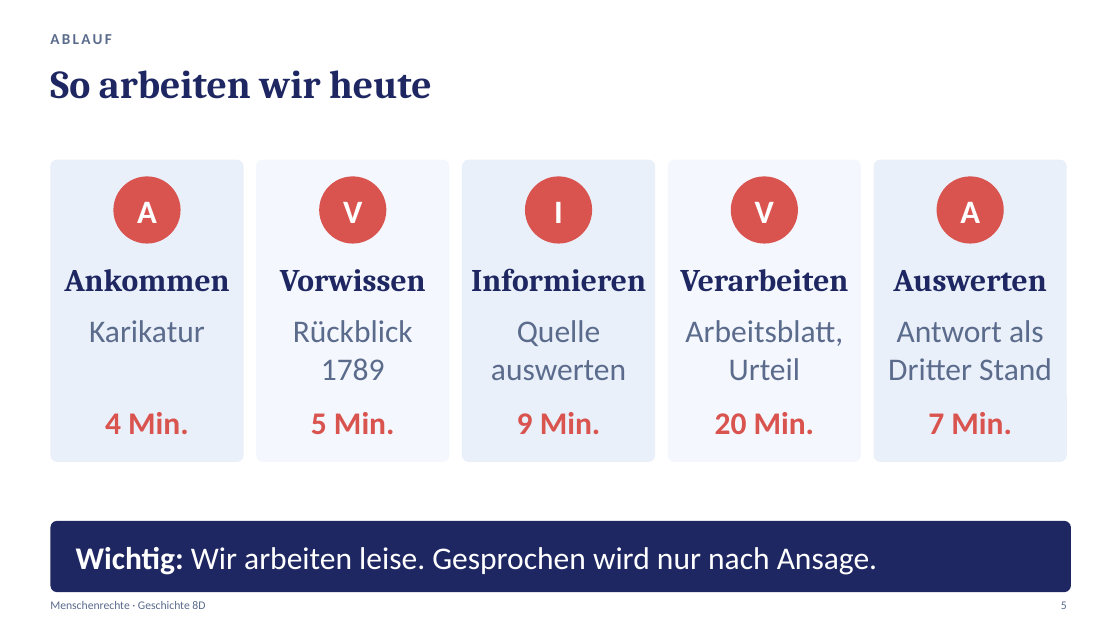
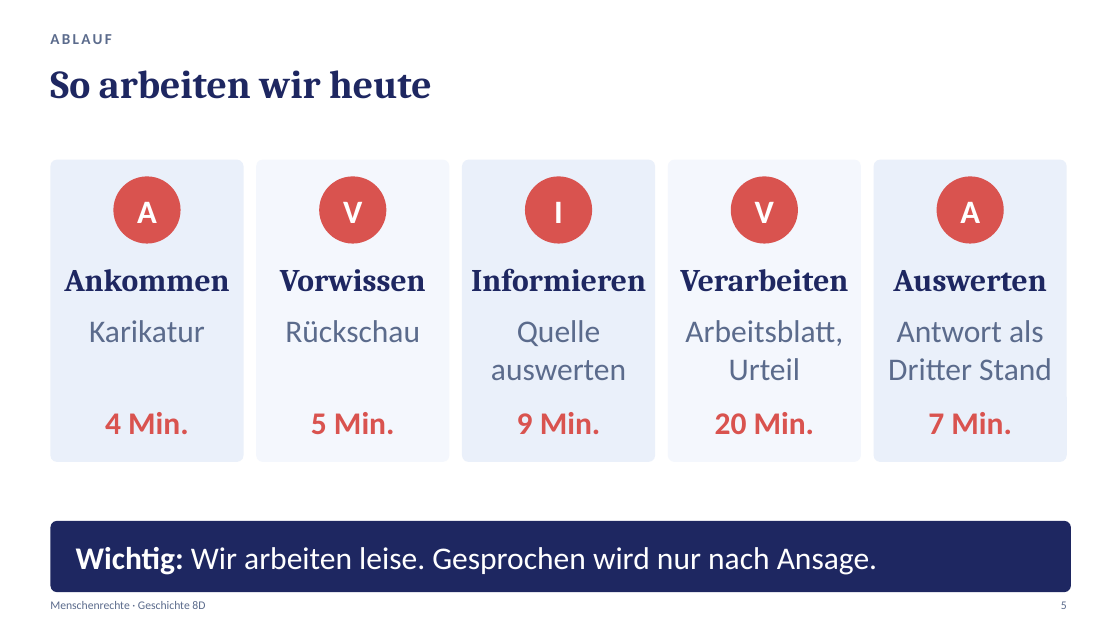
Before and after one commit to golzkonstantin-gif/Schule, a slide deck: slide 5 of Geschichte_8D/Stunde4_Menschenrechte/Praesentation_Stunde4_Menschenrechte_8D.pptx. Drawn at 1120x630 pixels with LibreOffice and Linux fonts; fonts in the diff are those of the drawing. Boxes give left, top, right and bottom in pixels: in the first picture for what was removed or moved away, otherwise in the second. Text is boxed around its words. In the diff, an @@ line names an element or a change of style, - is before the commit and + after.

```diff
--- a/Geschichte_8D/Stunde4_Menschenrechte/Praesentation_Stunde4_Menschenrechte_8D.pptx
+++ b/Geschichte_8D/Stunde4_Menschenrechte/Praesentation_Stunde4_Menschenrechte_8D.pptx
@@ text at [285, 320, 420, 342]: text changed @@
-Rückblick 1789
+Rückschau
```
Also in this commit, not shown: 4 other slides changed, 8 other files.
